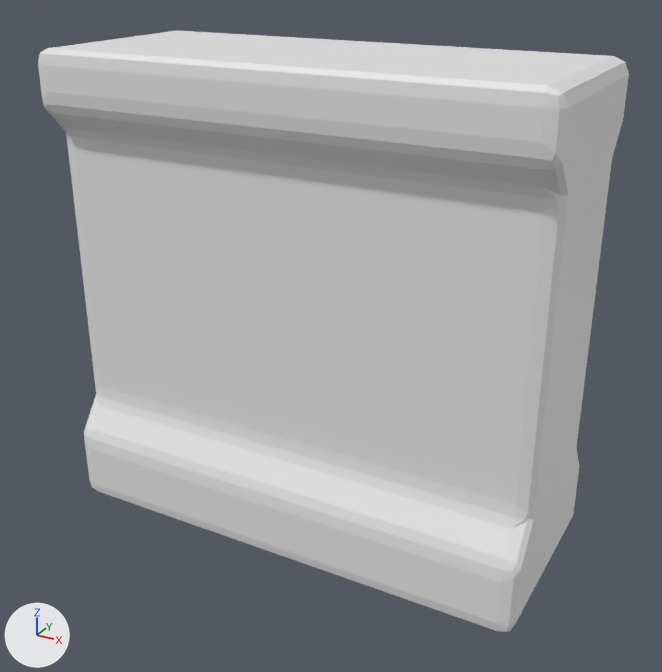
The Blender file Env_Wall_Windowed_A.blend as it was, and as the next commit left it.
Camera for both pictures: a 50 mm lens placed at (6.58, -11.69, 9.08), pointed at (0.22, -0.12, 3.3). The lights are fixed; the arrows at lower left show +X, +Y and +Z. The older version comes first.
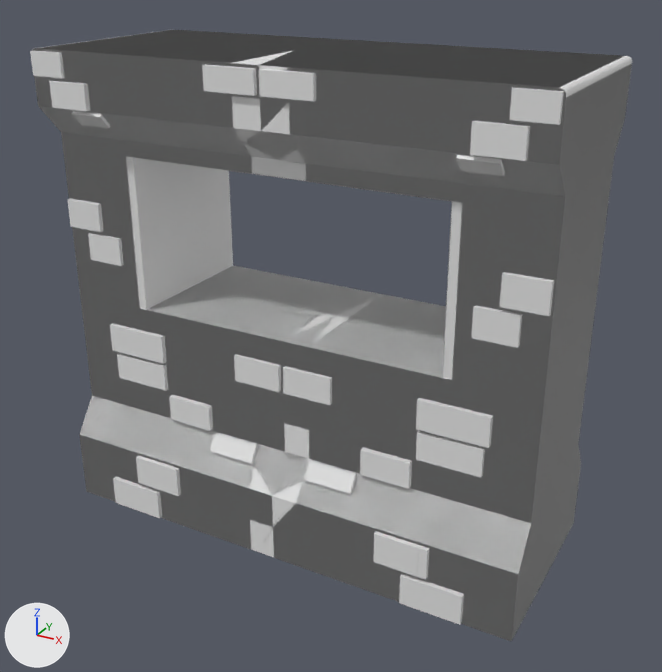
Boxes [x1, y1, x2, y2] around the edits, measured in the pictures (662 x 672 px):
'Cube', reshaped, modifiers changed: before [38, 31, 629, 632]; after [30, 30, 632, 641]
part 1 of me_cube, reshaped: before [38, 31, 629, 168]; after [30, 30, 632, 641]

The edits, one by one:
me_cube is used by ob_cube; location (0.0, 0.0, 3.76); scale (3.93, 1.61, 3.79).
me_cube had 24 vertices, 17 faces and spanned x -1.0..1.0, y -1.0..0.0, z -1.0..1.0.
me_cube now has 664 vertices, 605 faces and spans x -1.0..1.0, y -1.05..0.75, z -1.0..1.0.
me_cube part 1: 2 vertices moved from x -1.0..1.0, y 0.0, z 1.0 to x -1.0..1.0, y 0.0, z 0.89; 2 vertices removed from x -1.0..1.0, y -1.0, z 1.0; 642 vertices added at x -1.0..1.0, y -1.05..0.75, z -1.0..1.0.
Object 'Cube' (ob_cube) has a MIRROR modifier named 'Mirror'.
On modifier 'Mirror' of object 'Cube' (ob_cube), use_axis goes from (False, True, False) to (True, True, False).
Object 'Cube' (ob_cube) has a BEVEL modifier named 'Bevel'.
Modifier setting removed (it was width = 0.06).
Modifier setting removed (it was width_pct = 0.06).
